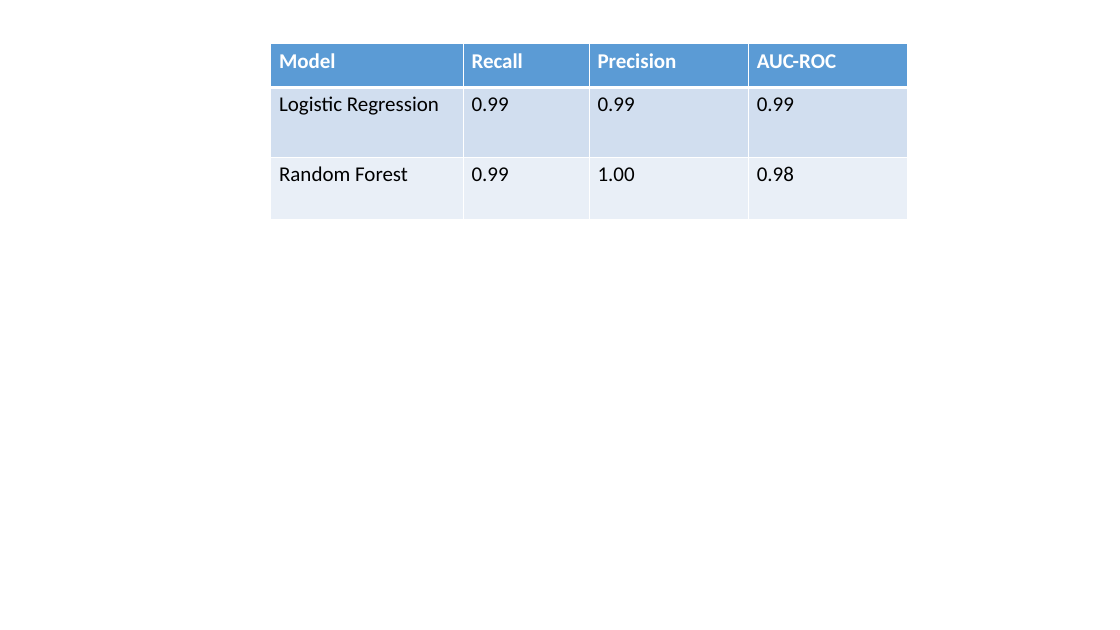
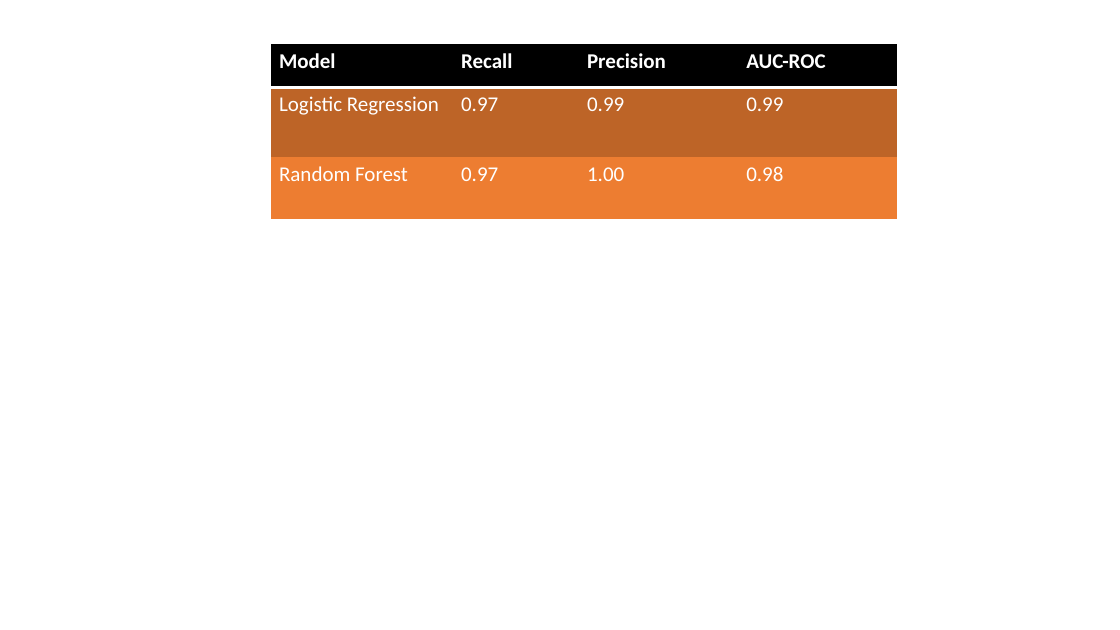
Before and after one commit to Owerre/Anomaly-Detection, a slide deck: slide 2 of Network-intrusion/docs/doc.pptx. Drawn at 1120x630 pixels with LibreOffice and Linux fonts; fonts in the diff are those of the drawing. Boxes give left, top, right and bottom in pixels: in the first picture for what was removed or moved away, otherwise in the second. Text is boxed around its words. In the diff, an @@ line names an element or a change of style, - is before the commit and + after.

```diff
--- a/Network-intrusion/docs/doc.pptx
+++ b/Network-intrusion/docs/doc.pptx
@@ table at [271,44,898,219] @@
-row 2, column 2: 0.99
+row 2, column 2: 0.97
-row 3, column 2: 0.99
+row 3, column 2: 0.97
@@ fill #5B9BD5 to #000000 in row 1 @@
@@ fill #D2DEEF to #BE6427 in row 2 @@
@@ fill #EAEFF7 to #ED7D31 in row 3 @@
@@ text colour #000000 to #FFFFFF in "Logistic Regression", "0.99", "0.99", "Random Forest" and 2 more places @@
@@ borders changed @@
@@ table: place and size @@
-table at [271,44,908,219]
+table at [271,44,898,219]
```
Also in this commit, not shown: 2 other slides changed, 5 other files.
